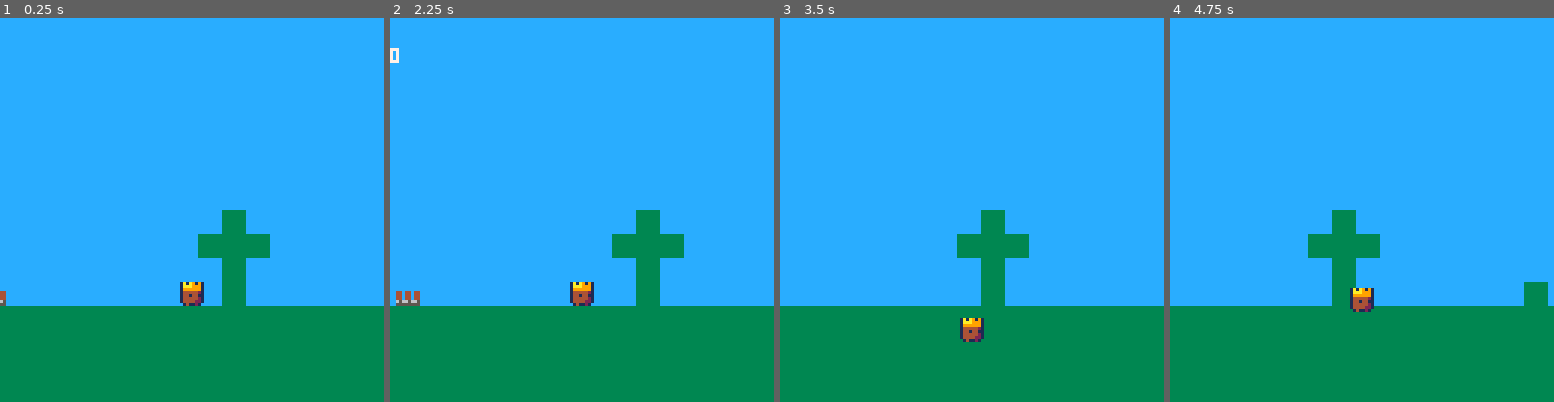
Above: before the commit, frames 1-4 (left to right).
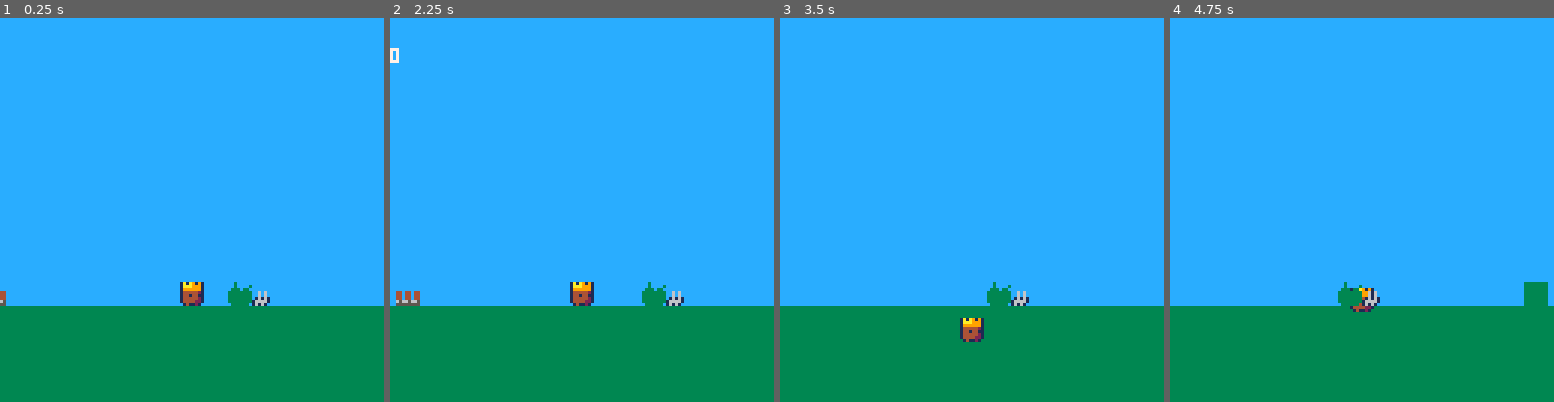
Above: after the commit, the same moments.

Repository: shen-sat/kingdom
Game: PICO-8 cartridge kingdom.p8
The game is run twice, just before and just after one commit, with the same random seed, the same clock (stepped at 60 frames per second) and the same inputs.
Inputs:
- Up to frame 1 (0.25 s): no input
- Up to frame 2 (2.25 s): tap O (Z key) at 0.33, 0.7, 1.43, 2.22 s; tap X (X key) at 1.07, 2.07 s; hold Left from 1.97 s (still down)
- Up to frame 3 (3.5 s): release Left at 2.37 s; tap X (X key) every 0.33 s from 2.4 to 3.4 s; hold Down 2.42-2.82 s; hold Right from 2.87 s (still down); tap O (Z key) at 3.1 s
- Up to frame 4 (4.75 s): release Right at 3.53 s; hold Up 3.58-4.08 s; tap X (X key) every 0.33 s from 3.73 to 4.73 s; tap O (Z key) at 3.98 s; hold Right 4.13-4.53 s; hold Down from 4.58 s (still down)

The runs differ from the first frame. In frame 1, 2.3% of the frame differs, in the area x 51-71%, y 50-75%; in frame 2, 2.3%; in frame 3, 2.3%; in frame 4, 2.4%, in the area x 35-55%, y 50-75%.

Commit message:
Add rabbit object

Diff:
--- a/kingdom.p8
+++ b/kingdom.p8
@@ -42,6 +42,22 @@
    end
   }
 
+  burrow = {
+   sprite = 11,
+   x = 146,
+   y = ground_y - 8,
+   width = 8,
+   height = 8
+  }
+
+  rabbit = {
+   sprite = 12,
+   x = 154,
+   y = ground_y - 8,
+   width = 6,
+   height = 5
+  }
+
   camp_fire = {
    sprite = 6,
    bought_action = function(self)
@@ -237,6 +253,9 @@
   spr(hunter.sprite,hunter.x,hunter.y)
  end
 
+ spr(burrow.sprite,burrow.x,burrow.y)
+ spr(rabbit.sprite,rabbit.x,rabbit.y)
+
 end
 
 function make_hunter(x,y)
@@ -353,12 +372,12 @@
 __gfx__
 1a1a919133333333cccccccc000101000713310000444400000000000000000000dddd0000000000000000000030000000000000000000000000000000000000
 1aaa999133333333cccccccc00161610017333100477fa2000000000000000000d1111d000000000000000000030000300000000000000000000000000000000
-1999999133333333cccccccc001616101333333147f99af20000000000a00a00d111111d01111110011111100331033000000000000000000000000000000000
-1444442133333333cccccccc00161610144444214f9999a24404404400a00a00d111111d14444421100000013333333100000000000000000000000000000000
-1441441133333333cccccccc01166161144144114a9999a2440440440a9aa9a0d111111d14414411100100113333133300000000000000000000000000000000
-1444442133333333cccccccc16666661144444214fa99a72440440440a9aa9a0d111111d14444421100000013331133100000000000000000000000000000000
-1444422133333333cccccccc1666dd101444422104aa772065665665675775760d1111d014444221100000013333333100000000000000000000000000000000
-0141121033333333cccccccc161d16100141121000442200555555556656656600dddd0001411210010110100111111000000000000000000000000000000000
+1999999133333333cccccccc001616101333333147f99af20000000000a00a00d111111d01111110011111100333033000000000000000000000000000000000
+1444442133333333cccccccc00161610144444214f9999a24404404400a00a00d111111d14444421100000013333333300606000000000000000000000000000
+1441441133333333cccccccc01166161144144114a9999a2440440440a9aa9a0d111111d14414411100100113333333300606000000000000000000000000000
+1444442133333333cccccccc16666661144444214fa99a72440440440a9aa9a0d111111d14444421100000013333333301616100000000000000000000000000
+1444422133333333cccccccc1666dd101444422104aa772065665665675775760d1111d014444221100000013333333316666100000000000000000000000000
+0141121033333333cccccccc161d16100141121000442200555555556656656600dddd0001411210010110100333333016161000000000000000000000000000
 01111111000000000000000000000000000000000000000000000000000000000000000000000000000000000000000000000000000000000000000000000000
 19988889000000000000000000000000000000000000000000000000000000000000000000000000000000000000000000000000000000000000000000000000
 19988889000000000000000000000000000000000000000000000000000000000000000000000000000000000000000000000000000000000000000000000000
@@ -384,10 +403,10 @@
 0202020202020202020202020202020202020202020202020202020202020202000000000000000000000000000000000000000000000000000000000000000000000000000000000000000000000000000000000000000000000000000000000000000000000000000000000000000000000000000000000000000000000000
 0202020202020202020202020202020202020202020202020202020202020202000000000000000000000000000000000000000000000000000000000000000000000000000000000000000000000000000000000000000000000000000000000000000000000000000000000000000000000000000000000000000000000000
 0202020202020202020202020202020202020202020202020202020202020202000000000000000000000000000000000000000000000000000000000000000000000000000000000000000000000000000000000000000000000000000000000000000000000000000000000000000000000000000000000000000000000000
-0202020202020202020202020202020202020102020202020202020202020202000000000000000000000000000000000000000000000000000000000000000000000000000000000000000000000000000000000000000000000000000000000000000000000000000000000000000000000000000000000000000000000000
-0202020202020202020202020202020202010101020202020202020202020202000000000000000000000000000000000000000000000000000000000000000000000000000000000000000000000000000000000000000000000000000000000000000000000000000000000000000000000000000000000000000000000000
-0202020202020202020202020202020202020102020202020202020202020202000000000000000000000000000000000000000000000000000000000000000000000000000000000000000000000000000000000000000000000000000000000000000000000000000000000000000000000000000000000000000000000000
-0202020202020202020202020202020202020102020202020202010202010202000000000000000000000000000000000000000000000000000000000000000000000000000000000000000000000000000000000000000000000000000000000000000000000000000000000000000000000000000000000000000000000000
+0202020202020202020202020202020202020202020202020202020202020202000000000000000000000000000000000000000000000000000000000000000000000000000000000000000000000000000000000000000000000000000000000000000000000000000000000000000000000000000000000000000000000000
+0202020202020202020202020202020202020202020202020202020202020202000000000000000000000000000000000000000000000000000000000000000000000000000000000000000000000000000000000000000000000000000000000000000000000000000000000000000000000000000000000000000000000000
+0202020202020202020202020202020202020202020202020202020202020202000000000000000000000000000000000000000000000000000000000000000000000000000000000000000000000000000000000000000000000000000000000000000000000000000000000000000000000000000000000000000000000000
+0202020202020202020202020202020202020202020202020202010202010202000000000000000000000000000000000000000000000000000000000000000000000000000000000000000000000000000000000000000000000000000000000000000000000000000000000000000000000000000000000000000000000000
 0101010101010101010101010101010101010101010101010101010101010101000000000000000000000000000000000000000000000000000000000000000000000000000000000000000000000000000000000000000000000000000000000000000000000000000000000000000000000000000000000000000000000000
 0101010101010101010101010101010101010101010101010101010101010101000000000000000000000000000000000000000000000000000000000000000000000000000000000000000000000000000000000000000000000000000000000000000000000000000000000000000000000000000000000000000000000000
 0101010101010101010101010101010101010101010101010101010101010101000000000000000000000000000000000000000000000000000000000000000000000000000000000000000000000000000000000000000000000000000000000000000000000000000000000000000000000000000000000000000000000000
